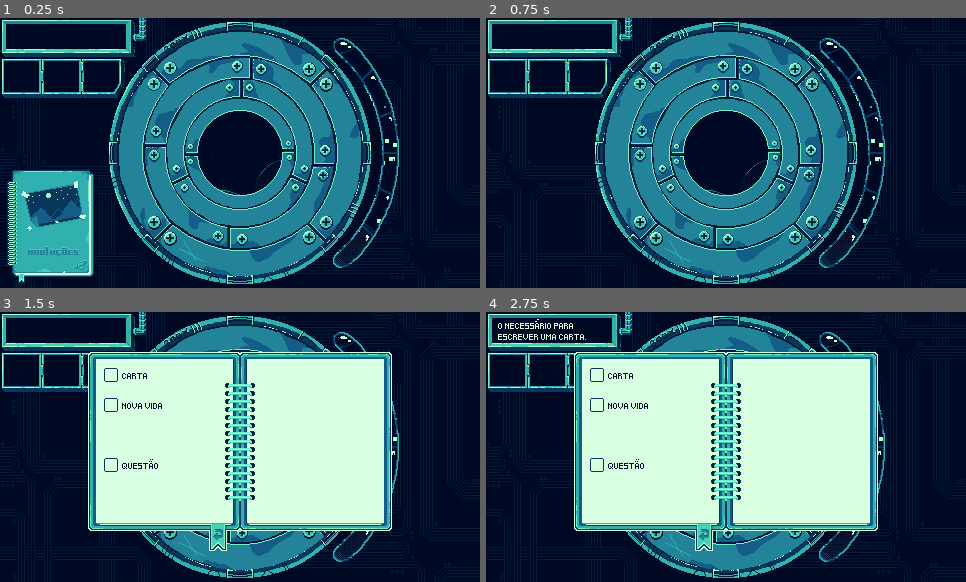
Above: before the commit, frames 1-4 (two rows, left to right).
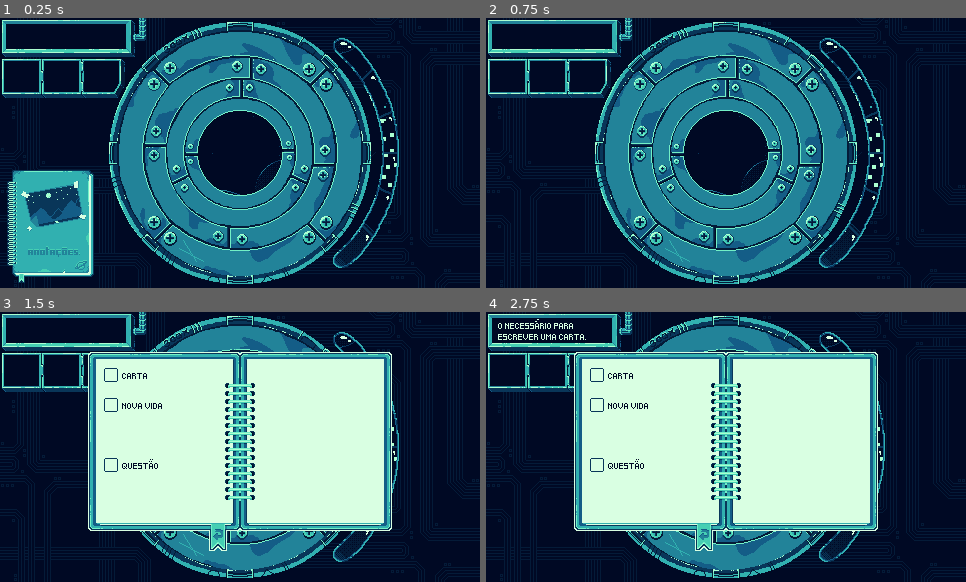
Above: after the commit, the same moments.

Repository: gdp-ufrj/stella
Game: Godot game, scene res://scenes/world.tscn
The game is run twice, just before and just after one commit, with the same random seed, the same clock (stepped at 60 frames per second) and the same inputs.
Inputs (mouse positions are in pixels of both pictures, inside the frame that each line leads up to):
- Up to frame 1 (0.25 s): no input
- Up to frame 2 (0.75 s): click (538, 225) at 0.5 s
- Up to frame 3 (1.5 s): hold D (right) from 1.28 s (still down); hold C (combine) from 1.28 s (still down)
- Up to frame 4 (2.75 s): release D (right) at 2 s; release C (combine) at 2 s; click (644, 374) at 2.02 s

The runs differ from the first frame. In frame 1, 0.1% of the frame differs, in the area x 78-83%, y 37-76%; in frame 2, 0.1%; in frame 3, less than 0.1%; in frame 4, less than 0.1%.

Commit message:
moving fishes

Diff:
--- a/scenes/world.tscn
+++ b/scenes/world.tscn
@@ -81,7 +81,7 @@
 size = 2
 
 [node name="Fish" parent="Background" instance=ExtResource("4_aq1hn")]
-position = Vector2(635, 302)
+position = Vector2(596, 272)
 constellation = ExtResource("15_gxjuo")
 size = 2
 
Not shown: 1 places in scenes/telescope.tscn that only renumber resources
Not shown: 1 places in scenes/world.tscn that only renumber resources
